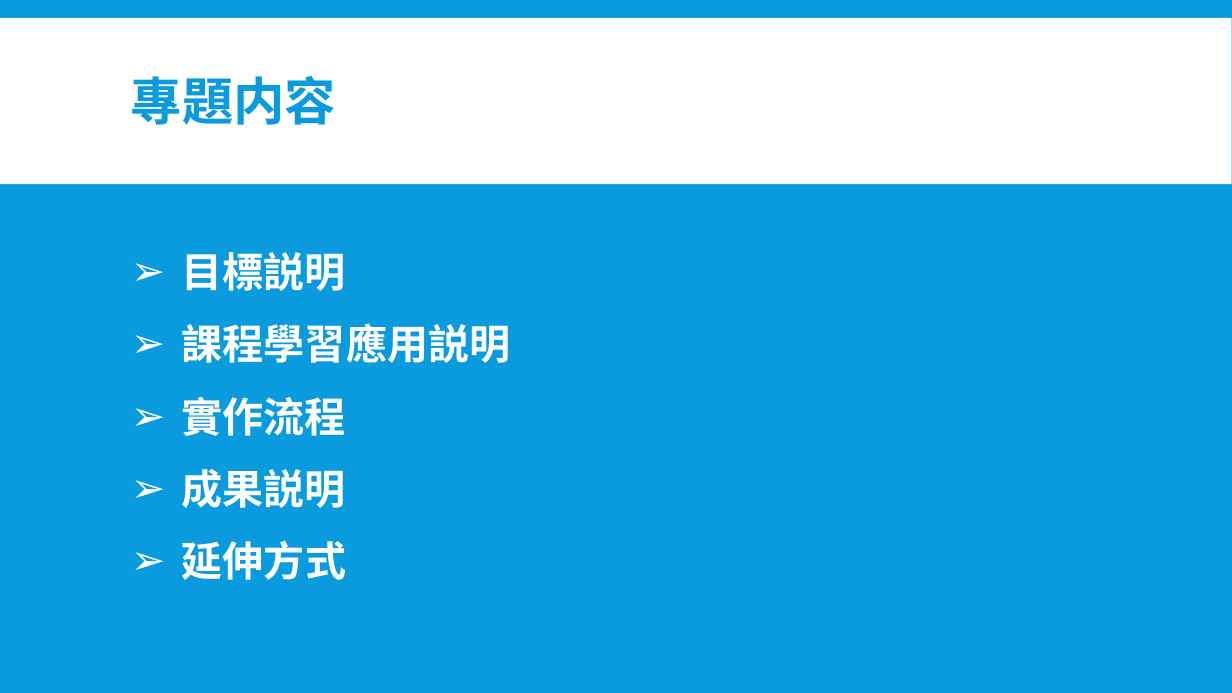
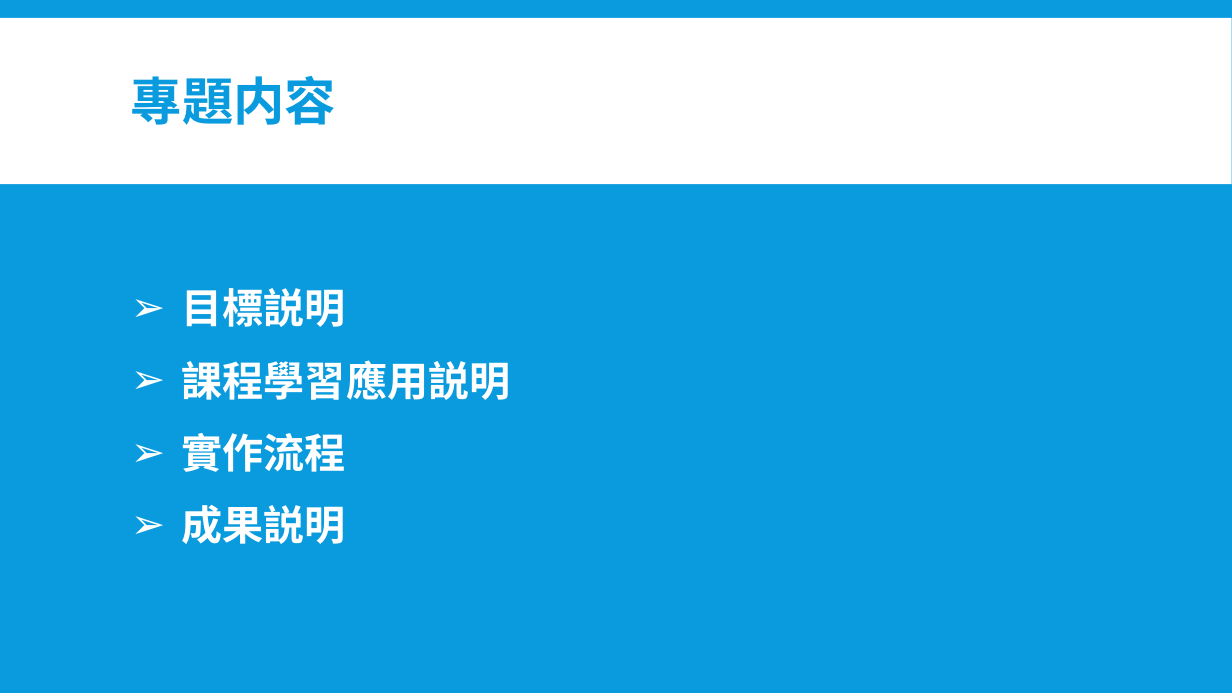
Before and after one commit to chiangmengche/IMLP449, a slide deck: slide 2 of Project/IMLP449_ML_ProjectReport.pptx. Drawn at 1232x693 pixels with LibreOffice and Linux fonts; fonts in the diff are those of the drawing. Boxes give left, top, right and bottom in pixels: in the first picture for what was removed or moved away, otherwise in the second. Text is boxed around its words. In the diff, an @@ line names an element or a change of style, - is before the commit and + after.

```diff
--- a/Project/IMLP449_ML_ProjectReport.pptx
+++ b/Project/IMLP449_ML_ProjectReport.pptx
@@ text at (x1=182, y1=540, x2=346, y2=580): paragraph removed @@
-➢ 延伸方式
```
Also in this commit, not shown: 1 slide removed.
